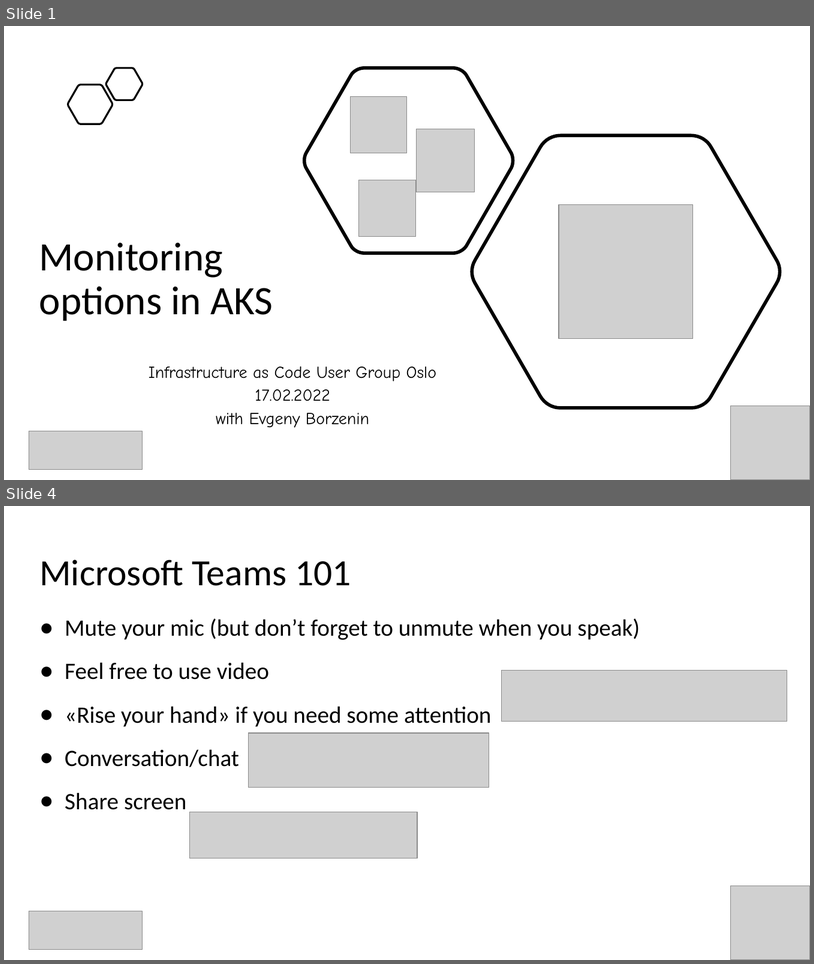
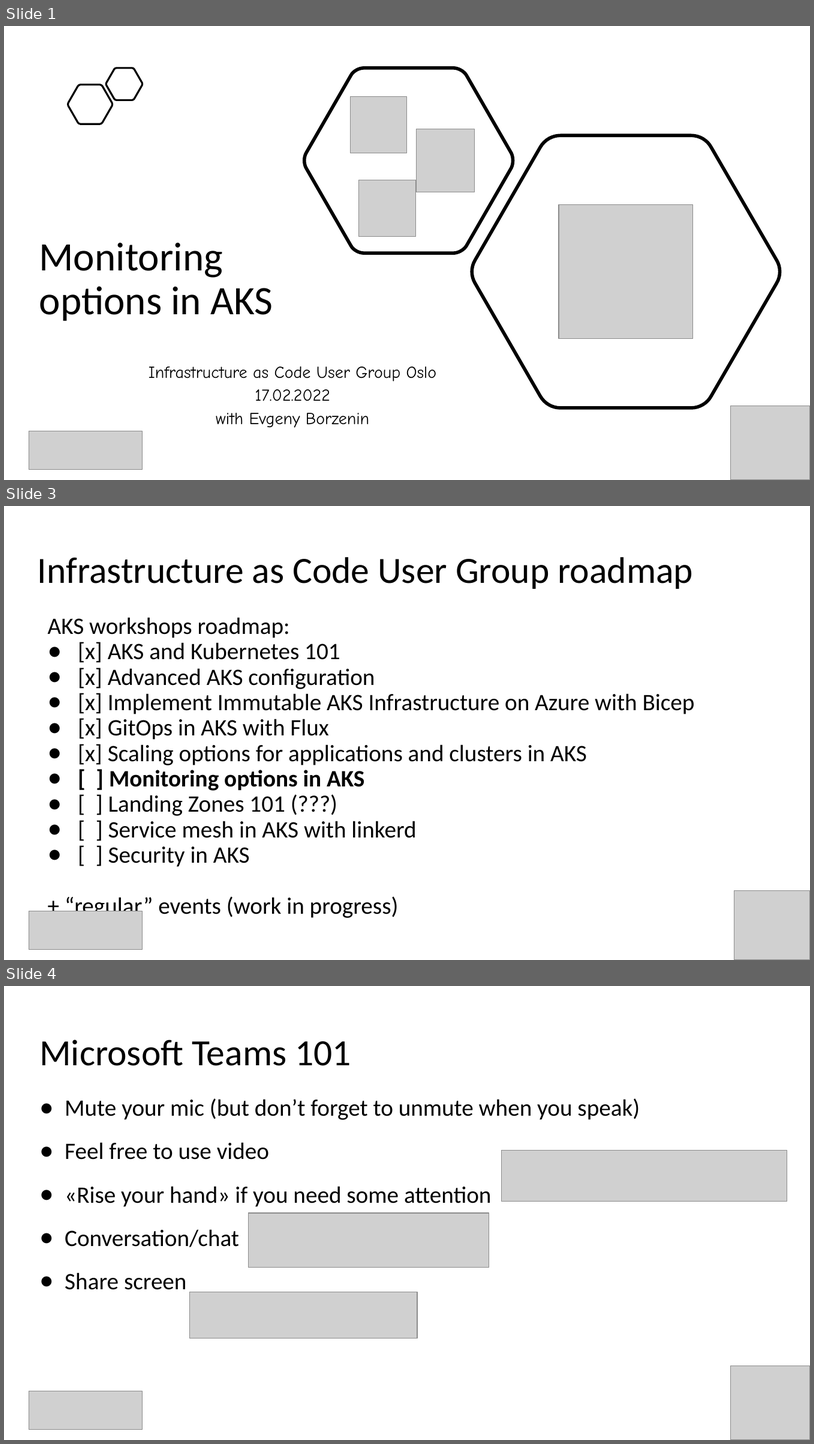
Before and after one commit to evgenyb/aks-workshops, a slide deck: 06-monitoring-options-in-aks/slides/monitoring-options-in-AKS.pptx. Shown one above the other, each under a label of ours: slides 1 and 4 before the commit, slides 1, 3 and 4 after it; the slides between them are not shown. The pictures are 814x964 and 814x1444 pixels, drawn with LibreOffice and Linux fonts; fonts in the diff are those of the drawing; grey boxes stand for pictures. Boxes give left, top, right and bottom in pixels: in the first picture for what was removed or moved away, otherwise in the second. Text is boxed around its words. In the diff, an @@ line names an element or a change of style, - is before the commit and + after.

```diff
--- a/06-monitoring-options-in-aks/slides/monitoring-options-in-AKS.pptx
+++ b/06-monitoring-options-in-aks/slides/monitoring-options-in-AKS.pptx
@@ slide 3 added at [4, 506, 810, 960], background #FFFFFF @@
@@ title added at [38, 557, 693, 589], 44 pt, text #000000 @@
+Infrastructure as Code User Group roadmap
@@ text added at [48, 617, 695, 919], 28 pt, text #000000 @@
+AKS workshops roadmap:
+● [x] AKS and Kubernetes 101
+● [x] Advanced AKS configuration
+● [x] Implement Immutable AKS Infrastructure on Azure with Bicep
+● [x] GitOps in AKS with Flux
+● [x] Scaling options for applications and clusters in AKS
+● [ ] Monitoring options in AKS
+● [ ] Landing Zones 101 (???)
+● [ ] Service mesh in AKS with linkerd
+● [ ] Security in AKS
++ “regular” events (work in progress)
@@ picture added at [735, 890, 810, 960] @@
@@ picture added at [29, 911, 143, 949] @@
```
Also in this commit, not shown: 1 slide changed, 18 other slides added, 1 slide removed, 5 other files.
